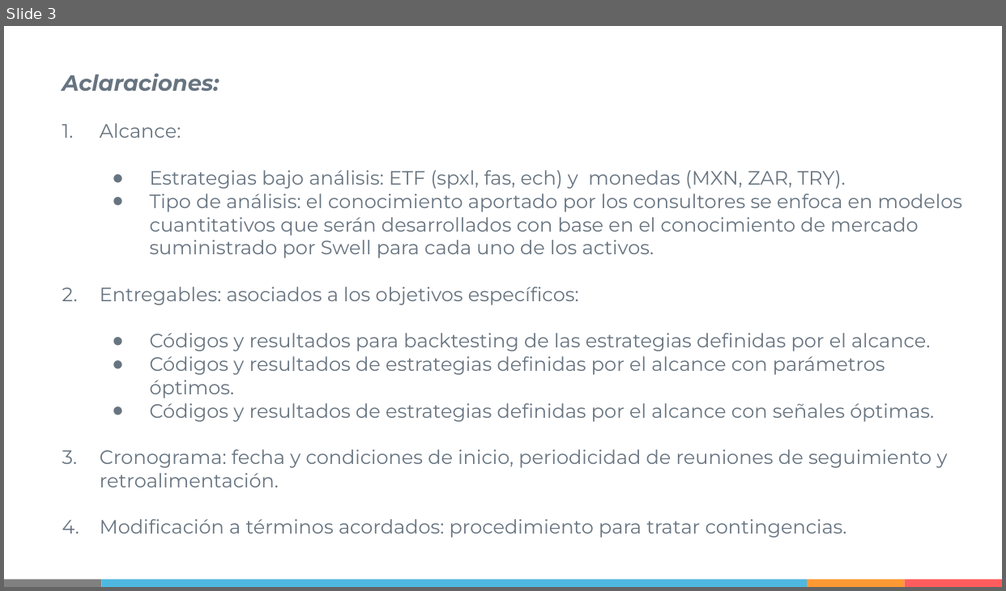
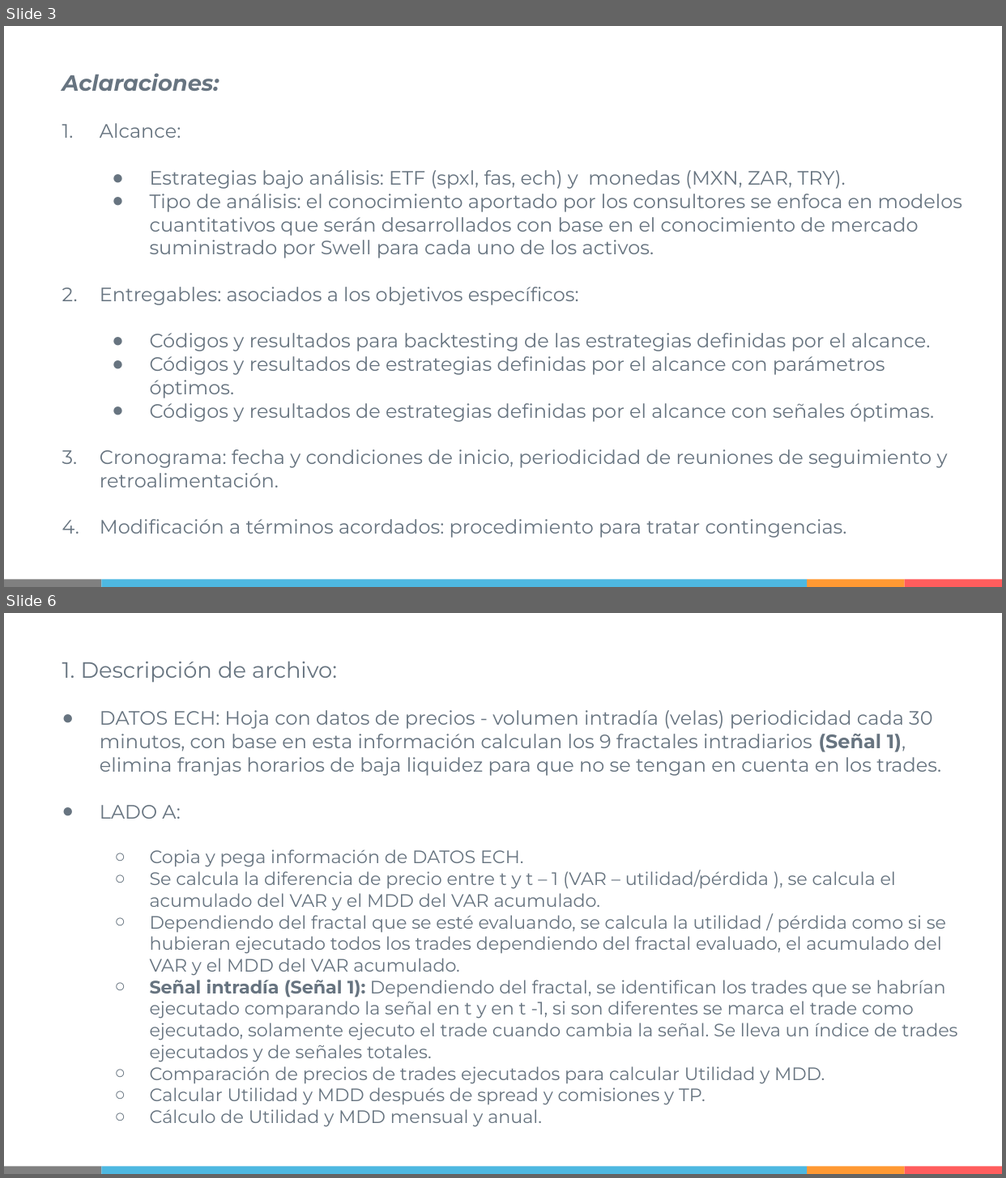
Before and after one commit to IISOS/Swell_2_Optimizacion_estrategias, a slide deck: Presentaciones/Swell - Optimización de estrategias - Plan de trabajo.pptx. Shown one above the other, each under a label of ours: slide 3 before the commit, slides 3 and 6 after it; the slides between them are not shown. The pictures are 1006x591 and 1006x1178 pixels, drawn with LibreOffice and Linux fonts; fonts in the diff are those of the drawing. Boxes give left, top, right and bottom in pixels: in the first picture for what was removed or moved away, otherwise in the second. Text is boxed around its words. In the diff, an @@ line names an element or a change of style, - is before the commit and + after.

Commit message:
Base Datos

```diff
--- a/Presentaciones/Swell - Optimización de estrategias - Plan de trabajo.pptx
+++ b/Presentaciones/Swell - Optimización de estrategias - Plan de trabajo.pptx
@@ slide 6 added at [4, 613, 1002, 1174], background #FFFFFF; not listed: 4 template elements that a slide beside it also shows @@
@@ text added at [62, 661, 957, 1127], 13 pt, text #677480 @@
+1. Descripción de archivo:
+● DATOS ECH: Hoja con datos de precios - volumen intradía (velas) periodicidad cada 30 minutos, con base en esta información calculan los 9 fractales intradiarios (Señal 1), elimina franjas horarios de baja liquidez para que no se tengan en cuenta en los trades.
+● LADO A:
+  ○ Copia y pega información de DATOS ECH.
+  ○ Se calcula la diferencia de precio entre t y t – 1 (VAR – utilidad/pérdida ), se calcula el acumulado del VAR y el MDD del VAR acumulado.
+  ○ Dependiendo del fractal que se esté evaluando, se calcula la utilidad / pérdida como si se hubieran ejecutado todos los trades dependiendo del fractal evaluado, el acumulado del VAR y el MDD del VAR acumulado.
+  ○ Señal intradía (Señal 1): Dependiendo del fractal, se identifican los trades que se habrían ejecutado comparando la señal en t y en t -1, si son diferentes se marca el trade como ejecutado, solamente ejecuto el trade cuando cambia la señal. Se lleva un índice de trades ejecutados y de señales totales.
+  ○ Comparación de precios de trades ejecutados para calcular Utilidad y MDD.
+  ○ Calcular Utilidad y MDD después de spread y comisiones y TP.
+  ○ Cálculo de Utilidad y MDD mensual y anual.
```
Also in this commit, not shown: 1 slide changed, 15 other slides added, 11 other files.
